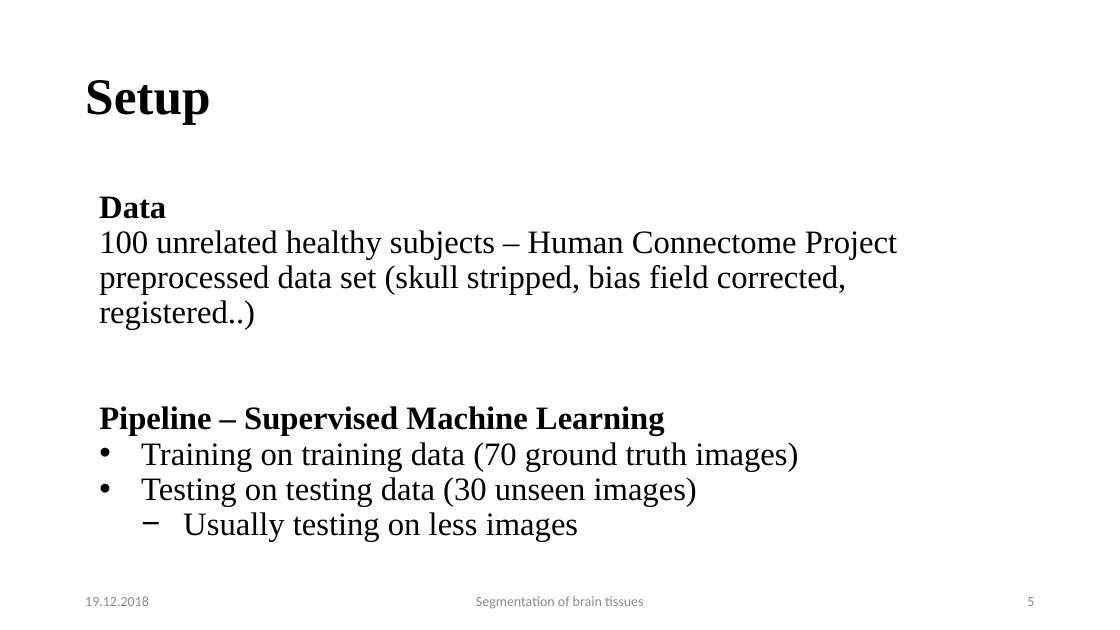
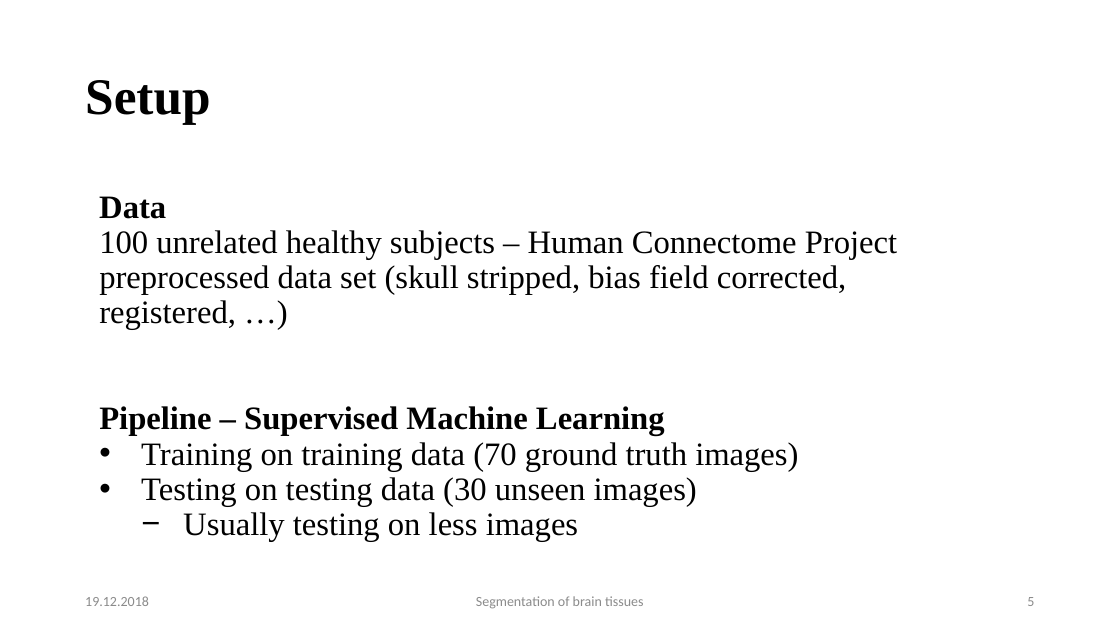
Before and after one commit to mhayoz/MIALab, a slide deck: slide 5 of Final Mialab.pptx. Drawn at 1120x630 pixels with LibreOffice and Linux fonts; fonts in the diff are those of the drawing; background and template pictures are left out. Boxes give left, top, right and bottom in pixels: in the first picture for what was removed or moved away, otherwise in the second. Text is boxed around its words. In the diff, an @@ line names an element or a change of style, - is before the commit and + after.

```diff
--- a/Final Mialab.pptx
+++ b/Final Mialab.pptx
@@ text at [99,230,897,330]: text changed @@
-100 unrelated healthy subjects – Human Connectome Project preprocessed data set (skull stripped, bias field corrected, registered..)
+100 unrelated healthy subjects – Human Connectome Project preprocessed data set (skull stripped, bias field corrected, registered, …)
```
Also in this commit, not shown: 3 other slides changed.
